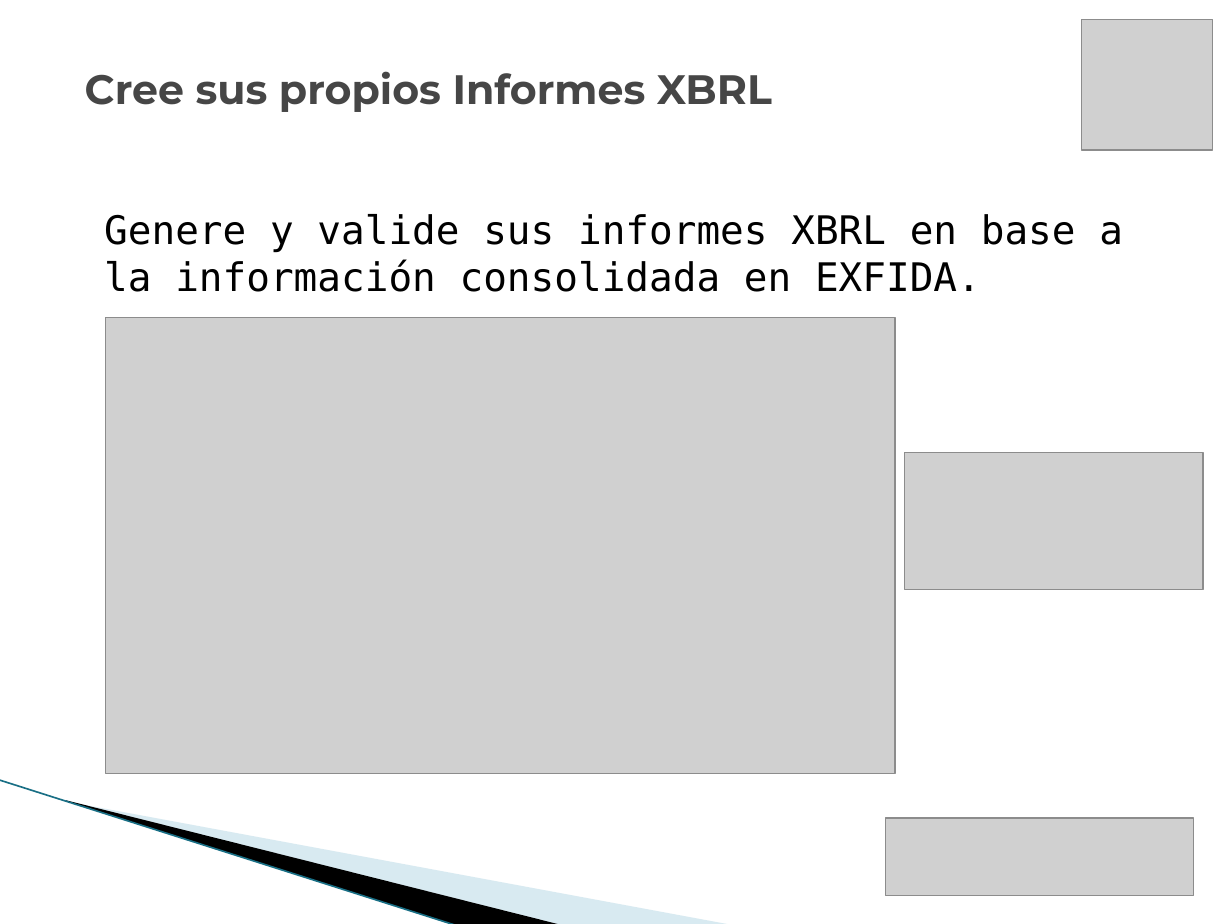
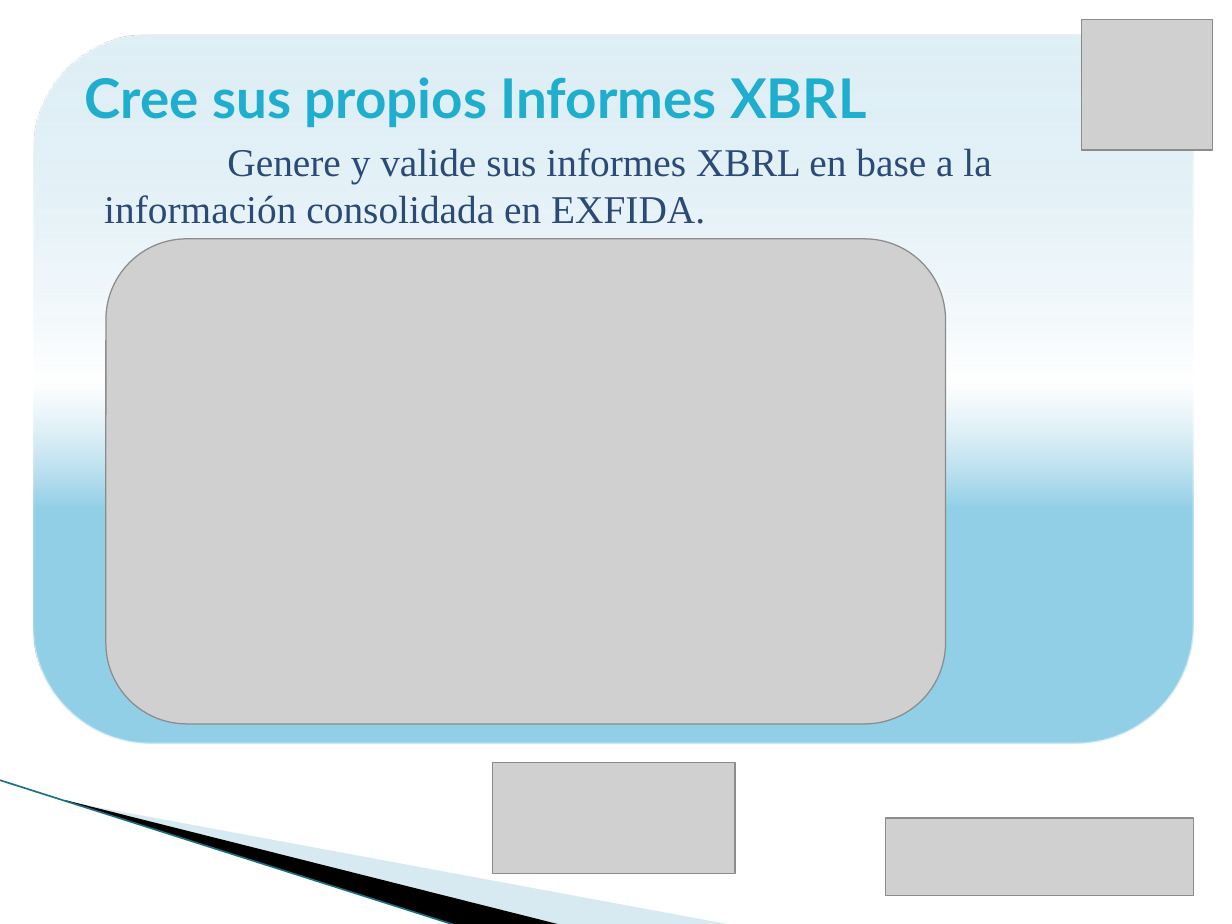
Before and after one commit to vicky1404/rev-ii, a slide deck: slide 19 of docs/comercial/brochure_2.pptx. Drawn at 1232x924 pixels with LibreOffice and Linux fonts; fonts in the diff are those of the drawing; grey boxes stand for pictures; background and template pictures are left out. Boxes give left, top, right and bottom in pixels: in the first picture for what was removed or moved away, otherwise in the second. Text is boxed around its words. In the diff, an @@ line names an element or a change of style, - is before the commit and + after.

```diff
--- a/docs/comercial/brochure_2.pptx
+++ b/docs/comercial/brochure_2.pptx
@@ rounded rectangle added at (34,36,1194,744), fill gradient #92CFE8 to #BDE0EF to #DFEFF6 @@
@@ text "Cree sus propios Informes XBRL" at (85,77,866,127): size 24 to 32 pt, font Montserrat to Lato, text colour #464646 to #1FAECD @@
@@ text "Genere y valide sus informes ...": place and size @@
-text "Genere y valide sus informes ..." at (104,214,1123,292)
+text "Genere y valide sus informes ..." at (104,148,991,224)
@@ text "Genere y valide sus informes ..." at (104,148,991,224): font DejaVu Sans Mono to Times New Roman, text colour #000000 to #2B4A76 @@
@@ picture: place and size @@
-picture at (106,318,896,774)
+picture at (106,239,946,724)
@@ picture: place and size @@
-picture at (904,452,1202,589)
+picture at (493,763,736,873)
```
Also in this commit, not shown: 23 other slides changed.
